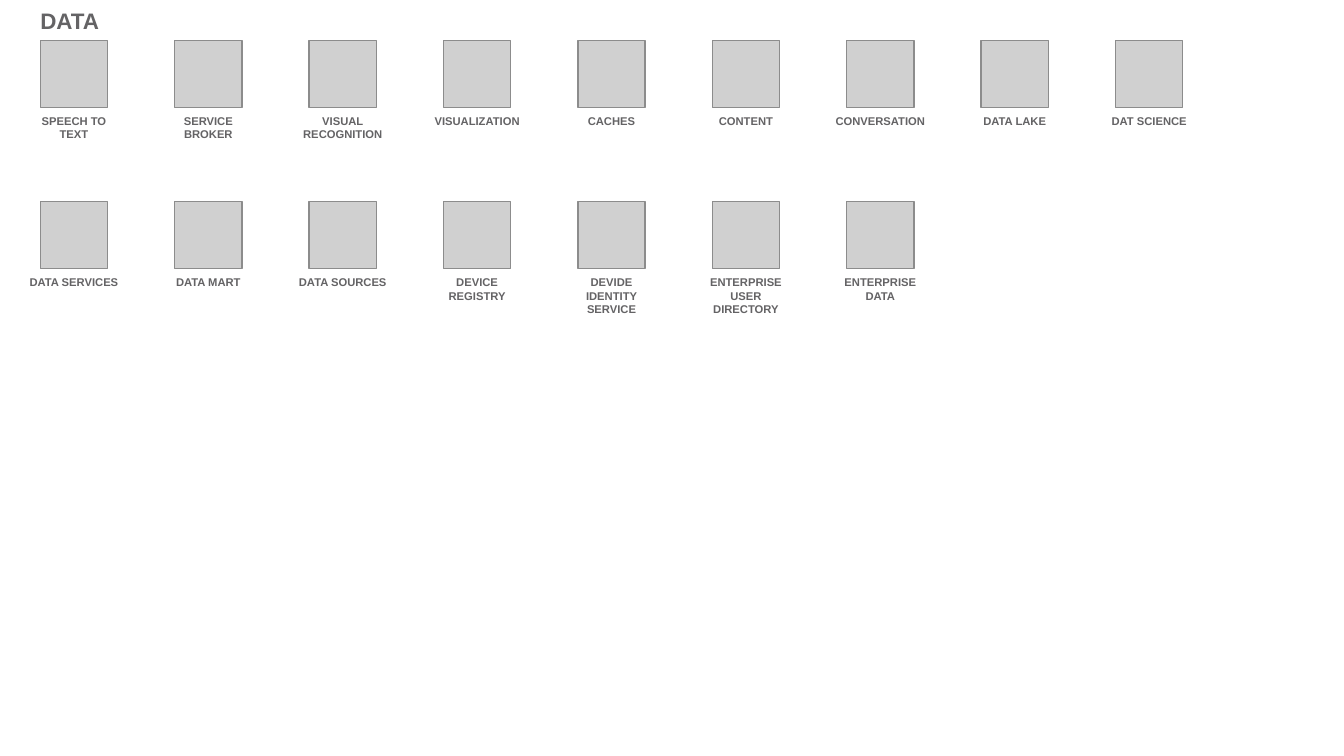
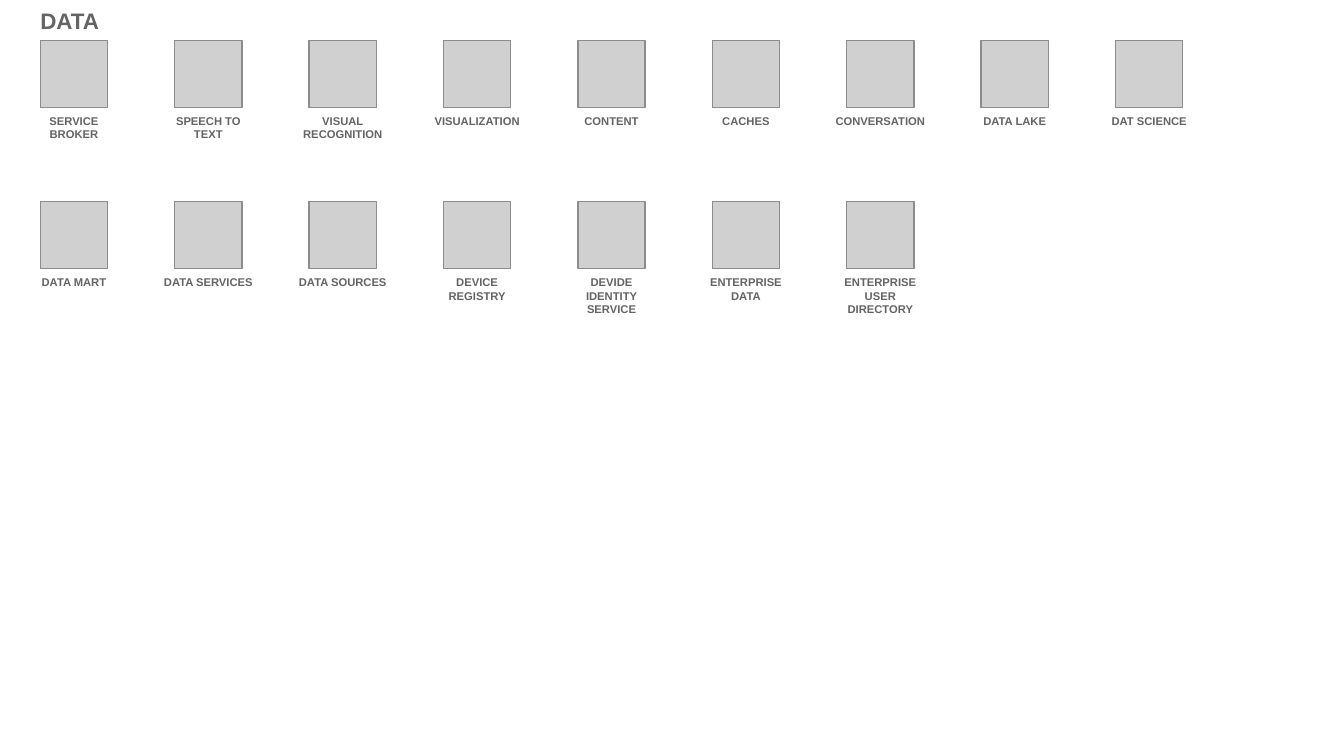
Before and after one commit to l2fprod/myarchitecture, a slide deck: slide 15 of mycatalog-architecture-diagram-template.pptx. Drawn at 1344x756 pixels with LibreOffice and Linux fonts; fonts in the diff are those of the drawing; grey boxes stand for pictures. Boxes give left, top, right and bottom in pixels: in the first picture for what was removed or moved away, otherwise in the second. Text is boxed around its words. In the diff, an @@ line names an element or a change of style, - is before the commit and + after.

```diff
--- a/mycatalog-architecture-diagram-template.pptx
+++ b/mycatalog-architecture-diagram-template.pptx
@@ text "SERVICE BROKER": place and size @@
-text "SERVICE BROKER" at <box>184,117,233,138</box>
+text "SERVICE BROKER" at <box>49,117,99,138</box>
@@ text "SPEECH TO TEXT": place and size @@
-text "SPEECH TO TEXT" at <box>42,117,106,138</box>
+text "SPEECH TO TEXT" at <box>176,117,240,138</box>
@@ text "CONTENT": place and size @@
-text "CONTENT" at <box>719,117,773,125</box>
+text "CONTENT" at <box>584,117,638,125</box>
@@ text "CACHES": place and size @@
-text "CACHES" at <box>588,117,635,125</box>
+text "CACHES" at <box>722,117,769,125</box>
@@ text at <box>42,278,106,286</box>: text changed @@
-DATA SERVICES
+DATA MART
@@ text at <box>164,278,252,286</box>: text changed @@
-DATA MART
+DATA SERVICES
@@ text at <box>710,278,782,300</box>: text changed @@
-ENTERPRISE USER DIRECTORY
+ENTERPRISE DATA
@@ text at <box>844,278,916,313</box>: text changed @@
-ENTERPRISE DATA
+ENTERPRISE USER DIRECTORY
```
Also in this commit, not shown: 13 other slides changed.
